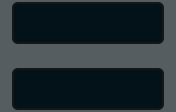
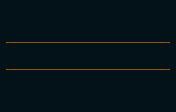
Before/after of a w=176, h=112 layered artwork. What changed in the layer stack:
hid "N4_changePage6.png copy #1" over (x1=14, y1=70, x2=162, y2=108)
hid "Layer" over (x1=12, y1=68, x2=164, y2=110)
hid "N4_changePage6.png copy" over (x1=14, y1=4, x2=162, y2=42)
hid "Layer copy" over (x1=12, y1=2, x2=164, y2=44)
added layer "ab_bg" above "N4_changePage6.png" over (x1=0, y1=0, x2=176, y2=112)
hid "N4_changePage6.png" over (x1=0, y1=0, x2=176, y2=112)
